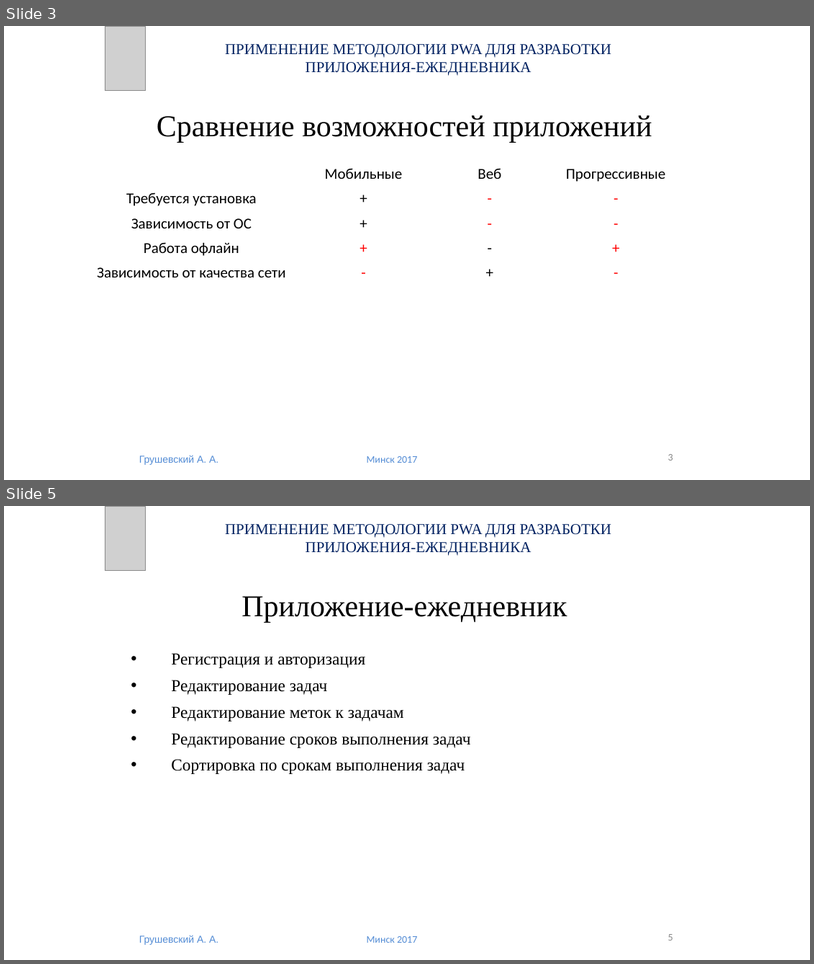
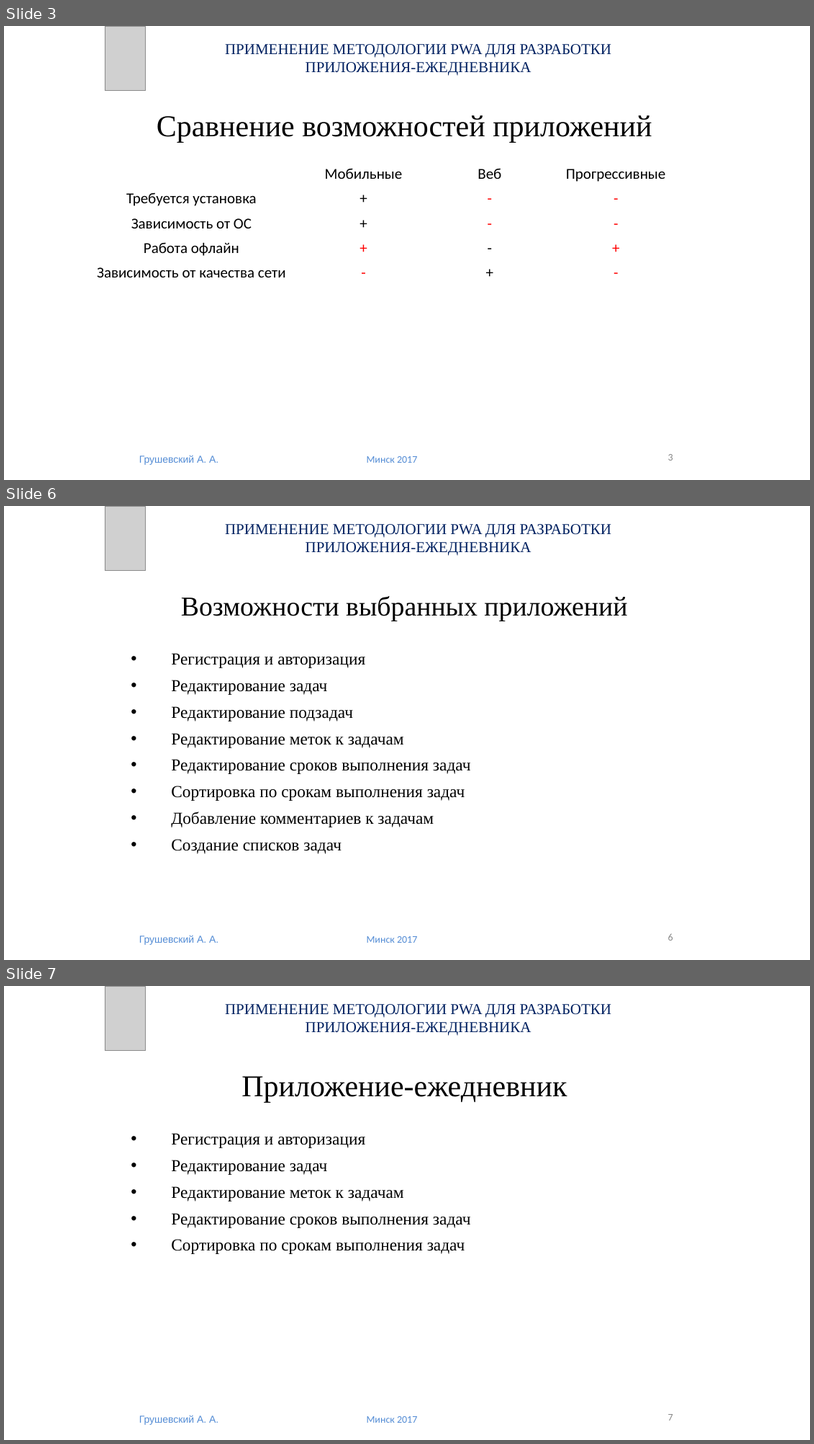
Before and after one commit to 18089396a47/diplom, a slide deck: Диплом Грушевский.pptx. Shown one above the other, each under a label of ours: slides 3 and 5 before the commit, slides 3, 6 and 7 after it; the slides between them are not shown. The pictures are 814x964 and 814x1444 pixels, drawn with LibreOffice and Linux fonts; fonts in the diff are those of the drawing; grey boxes stand for pictures. Boxes give left, top, right and bottom in pixels: in the first picture for what was removed or moved away, otherwise in the second. Text is boxed around its words. In the diff, an @@ line names an element or a change of style, - is before the commit and + after.

```diff
--- a/Диплом Грушевский.pptx
+++ b/Диплом Грушевский.pptx
@@ slide 6 added at box(4, 506, 810, 960), background #FFFFFF @@
@@ picture added at box(105, 506, 146, 571) @@
@@ text added at box(225, 524, 612, 556), 18 pt, text #002060 @@
+ПРИМЕНЕНИЕ МЕТОДОЛОГИИ PWA ДЛЯ РАЗРАБОТКИ ПРИЛОЖЕНИЯ-ЕЖЕДНЕВНИКА
@@ title added at box(181, 596, 628, 621), 32.4 pt, text #000000 @@
+Возможности выбранных приложений
@@ subtitle added at box(171, 653, 471, 854), 20 pt, text #000000 @@
+• Регистрация и авторизация
+• Редактирование задач
+• Редактирование подзадач
+• Редактирование меток к задачам
+• Редактирование сроков выполнения задач
+• Сортировка по срокам выполнения задач
+• Добавление комментариев к задачам
+• Создание списков задач
@@ text added at box(139, 934, 219, 944), 12 pt, text #538CD5 @@
+Грушевский А. А.
@@ text added at box(367, 936, 417, 942), 12 pt, text #538CD5 @@
+Минск 2017
@@ page number added at box(669, 933, 674, 940), 12 pt, text #888888 @@
+6
@@ what was slide 5 is now slide 7 @@
@@ page number at box(669, 1414, 674, 1420): text changed @@
-5
+7
```
Also in this commit, not shown: 6 slides changed, 2 other slides added, 14 other files.
